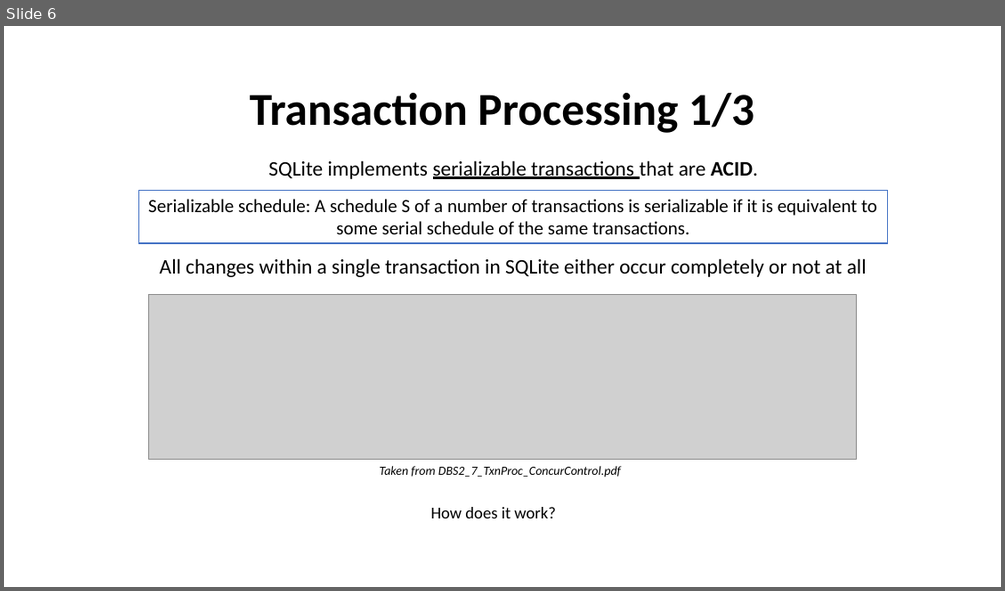
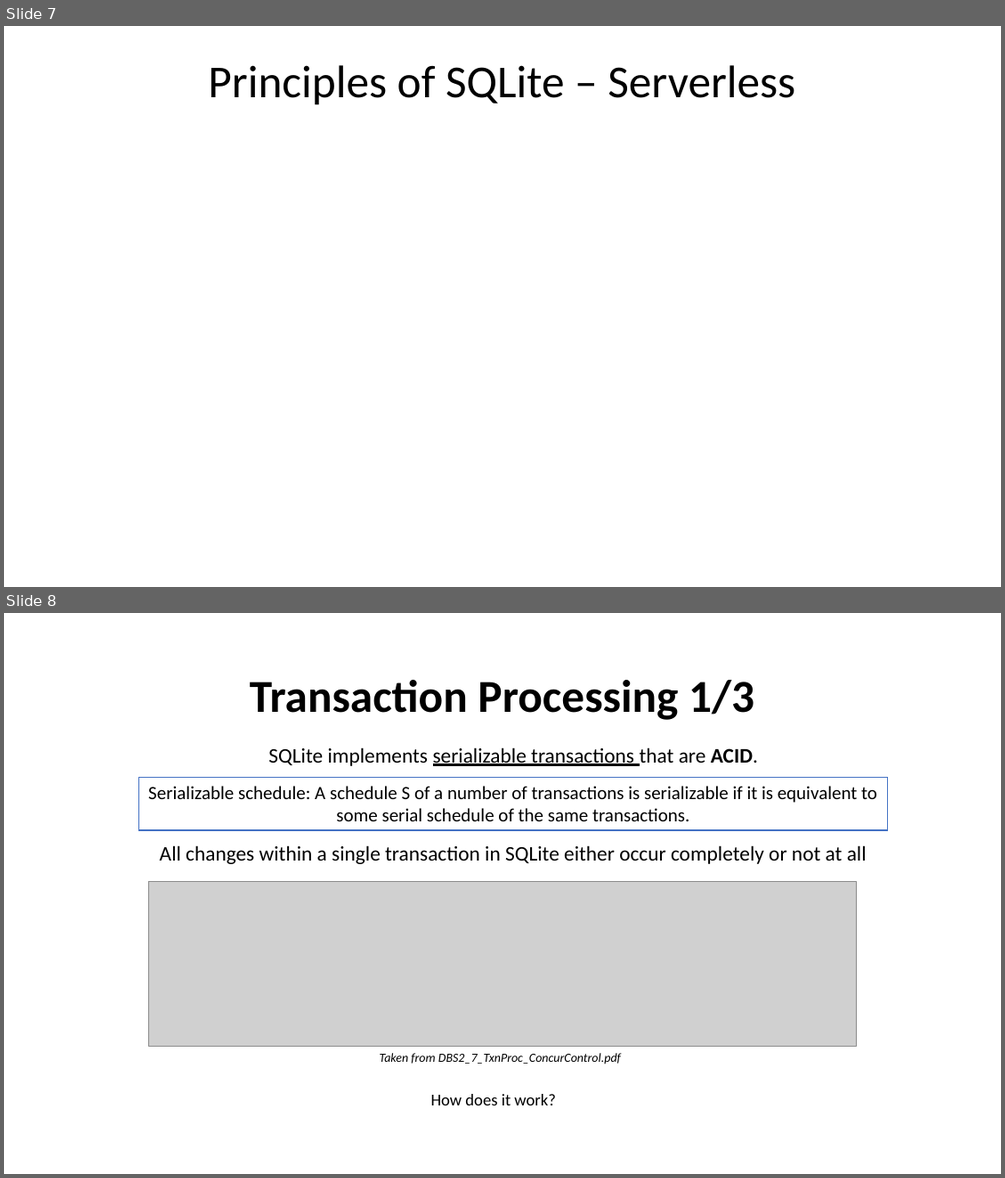
Before and after one commit to AntonioPirani/SQLiteProject, a slide deck: Presentation.pptx. Shown one above the other, each under a label of ours: slide 6 before the commit, slides 7 and 8 after it. The pictures are 1005x591 and 1005x1178 pixels, drawn with LibreOffice and Linux fonts; fonts in the diff are those of the drawing; grey boxes stand for pictures. Boxes give left, top, right and bottom in pixels: in the first picture for what was removed or moved away, otherwise in the second. Text is boxed around its words. In the diff, an @@ line names an element or a change of style, - is before the commit and + after.

Commit message:
serverless & cross platform
maybe add performance also to serveless & cross platform foil ? would fit good there i think, cause no server = no configuration ( cause just read file ) = speed / good performance, since no intermediary process

```diff
--- a/Presentation.pptx
+++ b/Presentation.pptx
@@ slide 7 added at box(4, 26, 1001, 587), background #FFFFFF @@
@@ title added at box(208, 65, 795, 105), 44 pt, text #000000 @@
+Principles of SQLite – Serverless
@@ what was slide 6 is now slide 8 @@
```
Also in this commit, not shown: 1 other slide added, 1 other file.
